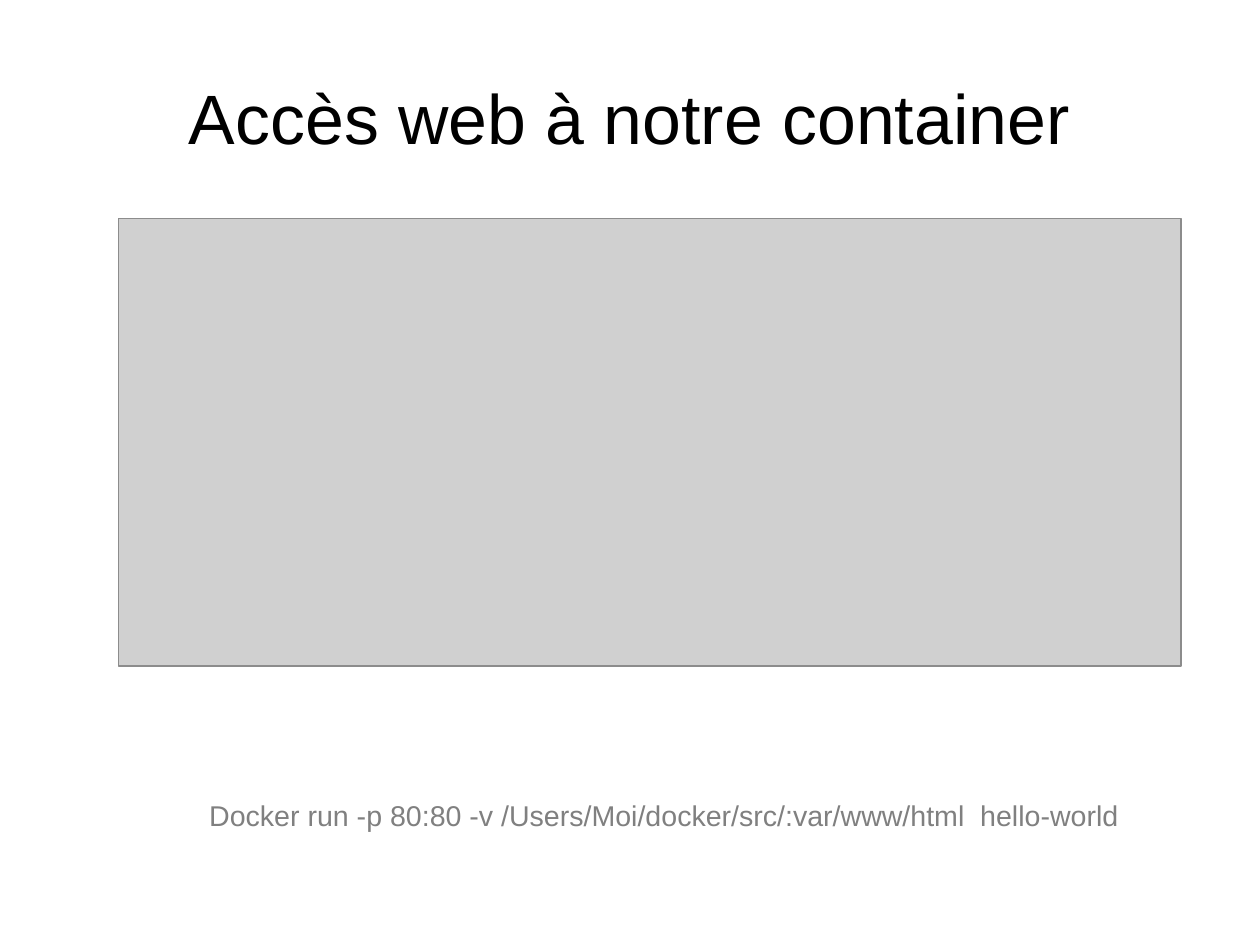
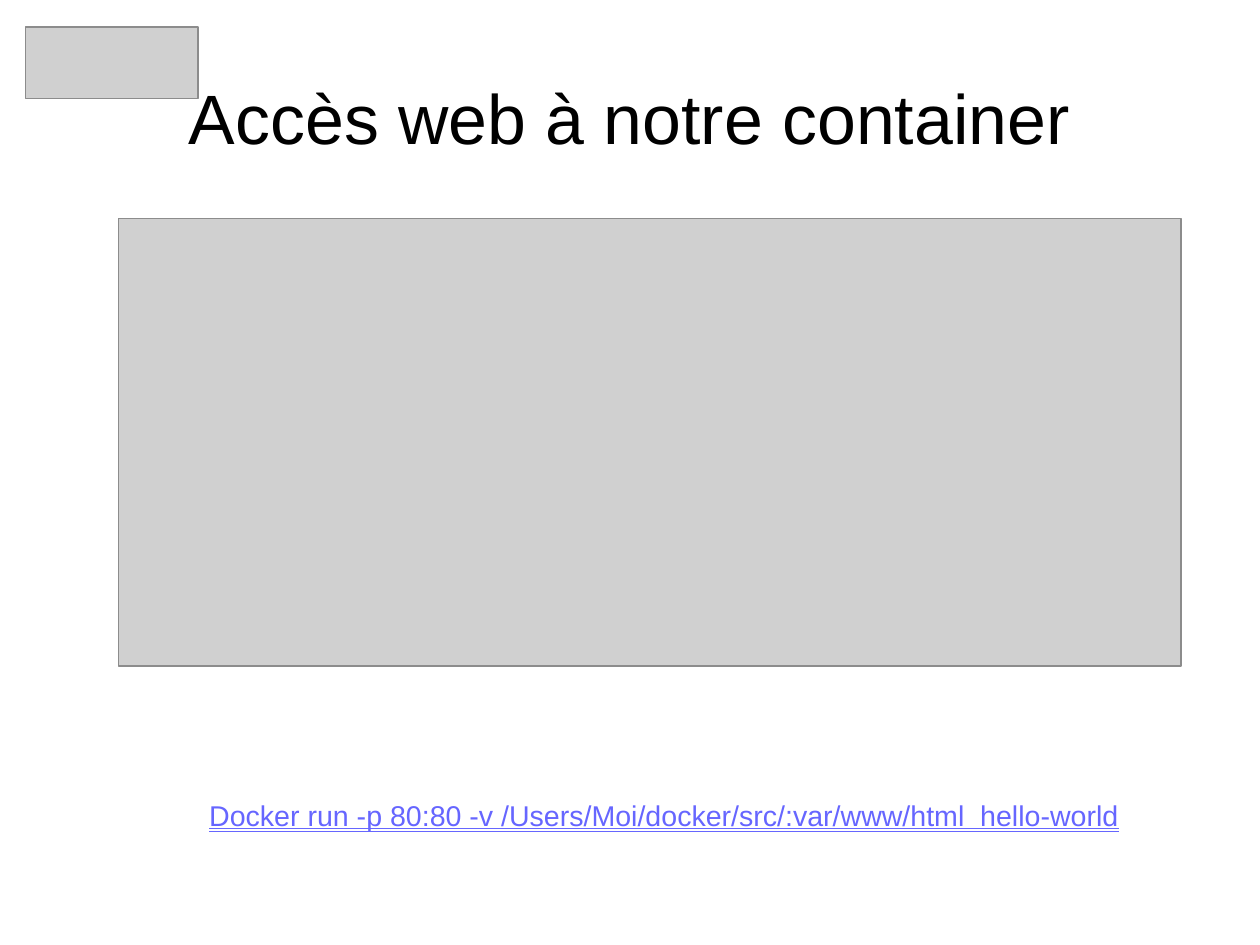
Before and after one commit to heylve/current, a slide deck: slide 11 of Rencontre_devs/docker_dev_conf_20_11_2017.odp (slide 8 before the commit). Drawn at 1260x945 pixels with LibreOffice and Linux fonts; fonts in the diff are those of the drawing; grey boxes stand for pictures. Boxes give left, top, right and bottom in pixels: in the first picture for what was removed or moved away, otherwise in the second. Text is boxed around its words. In the diff, an @@ line names an element or a change of style, - is before the commit and + after.

Commit message:
WIP docker

```diff
--- a/Rencontre_devs/docker_dev_conf_20_11_2017.odp
+++ b/Rencontre_devs/docker_dev_conf_20_11_2017.odp
@@ picture added at [25,27,198,98] @@
@@ text "Docker run -p 80:80 -v ..." at [209,805,1118,831]: text colour #808080 to #6666FF, underline on @@
```
Also in this commit, not shown: 11 other slides changed, 4 slides added.
